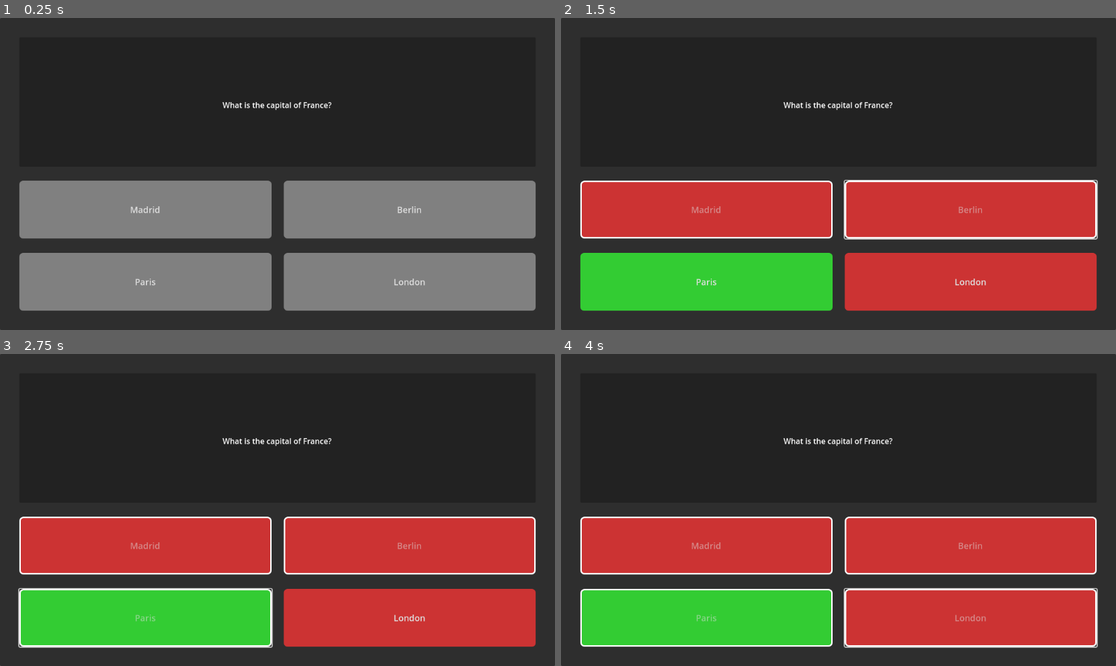
Above: before the commit, frames 1-4 (two rows, left to right).
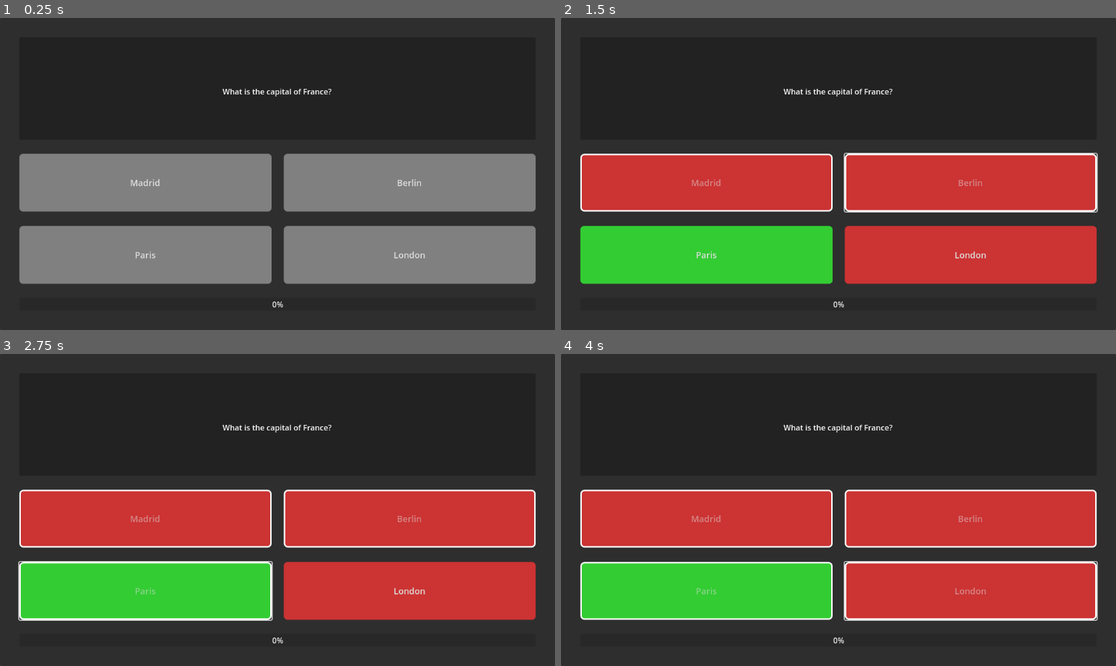
Above: after the commit, the same moments.

Repository: Nasghul101/QuizBattles
Game: Godot game, scene res://scenes/ui/quiz_screen_test.tscn
The game is run twice, just before and just after one commit, with the same random seed, the same clock (stepped at 60 frames per second) and the same inputs. This scene is started directly instead of the project's main scene.
Inputs:
- Up to frame 1 (0.25 s): no input
- Up to frame 2 (1.5 s): click "Madrid" at 0.5 s; click "Berlin" at 1.25 s
- Up to frame 3 (2.75 s): click "Paris" at 2 s
- Up to frame 4 (4 s): click "London" at 2.75 s; tap Enter at 3.5 s

The runs differ from the first frame. In frame 1, 25% of the frame differs, in the area x 3-97%, y 22-94%; in frame 2, 29%; in frame 3, 29%; in frame 4, 29%, in the area x 3-97%, y 22-95%.

Commit message:
full gameplay proposal

Diff:
--- /dev/null
+++ b/scenes/ui/components/category_popup_component.tscn
@@ -0,0 +1,46 @@
+[gd_scene format=3 uid="uid://c65fvwpoh5cav"]
+
+[node name="CategoryPopupComponent" type="Control"]
+layout_mode = 3
+anchors_preset = 15
+anchor_right = 1.0
+anchor_bottom = 1.0
+grow_horizontal = 2
+grow_vertical = 2
+
+[node name="VBoxContainer" type="VBoxContainer" parent="."]
+layout_mode = 1
+anchors_preset = 15
+anchor_right = 1.0
+anchor_bottom = 1.0
+grow_horizontal = 2
+grow_vertical = 2
+theme_override_constants/separation = 34
+
+[node name="Headline" type="Label" parent="VBoxContainer"]
+layout_mode = 2
+theme_override_font_sizes/font_size = 50
+text = "Choose a Category"
+horizontal_alignment = 1
+vertical_alignment = 1
+
+[node name="HBoxContainer" type="HBoxContainer" parent="VBoxContainer"]
+layout_mode = 2
+size_flags_vertical = 3
+theme_override_constants/separation = 29
+
+[node name="Category1" type="Button" parent="VBoxContainer/HBoxContainer"]
+layout_mode = 2
+size_flags_horizontal = 3
+
+[node name="Category2" type="Button" parent="VBoxContainer/HBoxContainer"]
+layout_mode = 2
+size_flags_horizontal = 3
+
+[node name="Category3" type="Button" parent="VBoxContainer/HBoxContainer"]
+layout_mode = 2
+size_flags_horizontal = 3
+
+[node name="ProgressBar" type="ProgressBar" parent="VBoxContainer"]
+custom_minimum_size = Vector2(0, 50)
+layout_mode = 2
--- a/scenes/ui/components/result_component.tscn
+++ b/scenes/ui/components/result_component.tscn
@@ -4,6 +4,7 @@
 [ext_resource type="Script" uid="uid://cefdono8km11m" path="res://scenes/ui/components/result_component.gd" id="1_script"]
 
 [node name="ResultComponent" type="PanelContainer"]
+custom_minimum_size = Vector2(100, 100)
 anchors_preset = -1
 anchor_right = 0.48000002
 anchor_bottom = 0.48000002
@@ -11,6 +12,8 @@
 offset_bottom = -0.040008545
 grow_horizontal = 2
 grow_vertical = 2
+size_flags_horizontal = 2
+size_flags_vertical = 4
 script = ExtResource("1_script")
 metadata/_edit_use_anchors_ = true
 
--- a/scenes/ui/gameplay_screen.tscn
+++ b/scenes/ui/gameplay_screen.tscn
@@ -69,7 +69,7 @@
 size_flags_vertical = 2
 text = "Results"
 
-[node name="Button" type="Button" parent="MarginContainer/HBoxContainer/VBoxContainer3"]
+[node name="PlayButton" type="Button" parent="MarginContainer/HBoxContainer/VBoxContainer3"]
 custom_minimum_size = Vector2(70, 50)
 layout_mode = 2
 size_flags_horizontal = 4
--- a/scenes/ui/quiz_screen.tscn
+++ b/scenes/ui/quiz_screen.tscn
@@ -75,3 +75,24 @@
 [node name="AnswerButton4" parent="PanelContainer/MarginContainer/VBoxContainer/AnswersGrid" instance=ExtResource("2_answer_button")]
 custom_minimum_size = Vector2(300, 120)
 layout_mode = 2
+
+[node name="TimeLimitBar" type="ProgressBar" parent="PanelContainer/MarginContainer/VBoxContainer"]
+layout_mode = 2
+
+[node name="NextQuestion" type="Button" parent="."]
+visible = false
+custom_minimum_size = Vector2(200, 100)
+layout_mode = 1
+anchors_preset = 8
+anchor_left = 0.5
+anchor_top = 0.5
+anchor_right = 0.5
+anchor_bottom = 0.5
+offset_left = -4.0
+offset_top = -4.0
+offset_right = 4.0
+offset_bottom = 4.0
+grow_horizontal = 2
+grow_vertical = 2
+theme_override_font_sizes/font_size = 56
+text = "Next Question"
Not shown, added: openspec/changes/add-gameplay-round-flow/design.md
Not shown, added: openspec/changes/add-gameplay-round-flow/proposal.md
Not shown, added: openspec/changes/add-gameplay-round-flow/specs/category-selection-popup/spec.md
Not shown, added: openspec/changes/add-gameplay-round-flow/specs/gameplay-round-orchestration/spec.md
Not shown, added: openspec/changes/add-gameplay-round-flow/specs/gameplay-screen-initialization/spec.md
Not shown, added: openspec/changes/add-gameplay-round-flow/specs/quiz-screen-flow-management/spec.md
Not shown, added: openspec/changes/add-gameplay-round-flow/specs/result-component-lifecycle/spec.md
Not shown, added: openspec/changes/add-gameplay-round-flow/tasks.md
